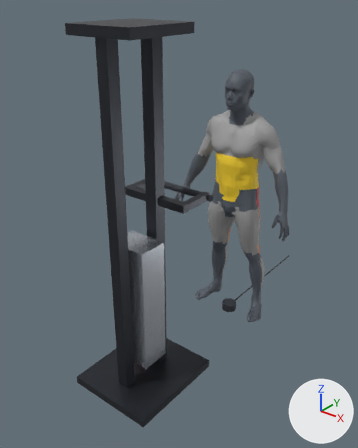
A saved change to the Blender file assets_3d/source_blend/glutes_cable_glute_kickback.blend.
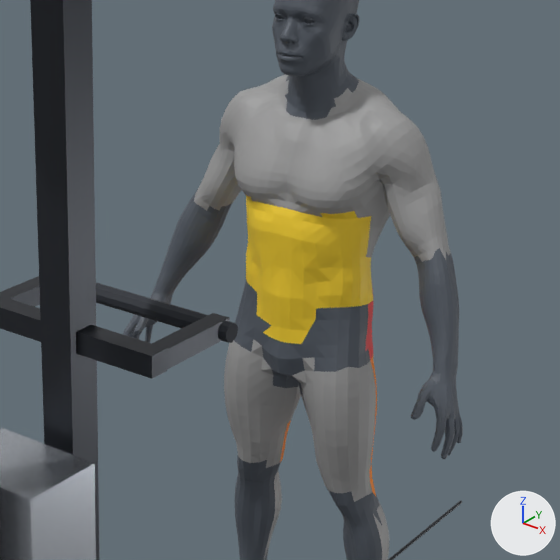
Each version is shown whole from a 50 mm camera at (1.71, -2.76, 2.27) aimed at (-0.16, -0.42, 0.81), then close up on the part from 37% to 90% of the width and 19% to 62% of the height. The lights are fixed; the arrows at lower right show +X, +Y and +Z. The older version's two pictures come first.

The first close-up shows 'Body_Head_Neck', 'Body_Joints_Hands_Feet', 'Equip_CableTower_Kickback', 'Mesh_Muscle_Abs_Core', 'Mesh_Muscle_Back_Lats', 'Mesh_Muscle_Biceps', 'Mesh_Muscle_Calves', 'Mesh_Muscle_Chest', 'Mesh_Muscle_Quads', 'Mesh_Muscle_Shoulders', 'Mesh_Muscle_Traps', 'Mesh_Muscle_Triceps' and 3 more.
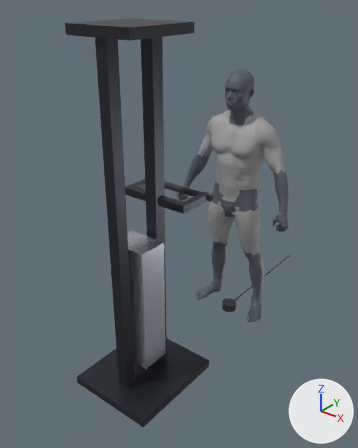
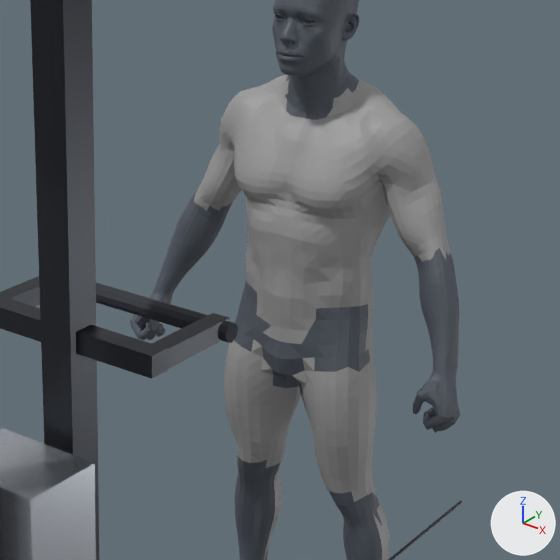
Pixel boxes (x1, y1, x2, y2) of what changed, in the close-ups (560 x 560 px; the box of a moved part takes in the faces that stretch with it):
'Body_Joints_Hands_Feet', reshaped: before (123, 101, 463, 560); after (130, 101, 460, 560)
'Mesh_Muscle_Abs_Core', recoloured (yellow to grey): (246, 195, 373, 344) in both
part 1 of me_body_joints_hands_feet, moved or reshaped: before (123, 212, 205, 343); after (130, 212, 205, 340)
part 2 of me_body_joints_hands_feet, moved or reshaped: before (348, 293, 463, 459); after (348, 293, 460, 433)

Diff of the bpy script that builds the scene:
```diff
--- a/assets_3d/source_blend/glutes_cable_glute_kickback.blend.py
+++ b/assets_3d/source_blend/glutes_cable_glute_kickback.blend.py
@@ mat_mat_muscle_abs_core @@
 mat_mat_muscle_abs_core = principled_material('Mat_Muscle_Abs_Core')
-mat_mat_muscle_abs_core.base_color = (0.98, 0.68, 0.03)  # yellow #fdd730
+mat_mat_muscle_abs_core.base_color = (0.341, 0.341, 0.341)  # grey #9e9e9e
 mat_mat_muscle_abs_core.metallic = 0.05
@@ me_body_joints_hands_feet @@
 # used by ob_body_joints_hands_feet; location = (0.0, 0.0, 0.0)
-me_body_joints_hands_feet.from_pydata(...)  # 2846 vertices, 3774 faces; spans x -0.464..0.464, y -0.153..0.146, z 0.0..1.464
+me_body_joints_hands_feet.from_pydata(...)  # 2897 vertices, 3770 faces; spans x -0.456..0.456, y -0.121..0.146, z 0.0..1.465
+# me_body_joints_hands_feet part 1: 23 vertices moved from x -0.445..-0.378, y -0.114..-0.022, z 0.793..0.914 to x -0.451..-0.373, y -0.111..-0.022, z 0.821..0.914; 325 vertices removed from x -0.464..-0.329, y -0.152..0.041, z 0.756..1.12; 361 vertices added at x -0.456..-0.334, y -0.121..0.037, z 0.796..1.117
+# me_body_joints_hands_feet part 2: 18 vertices moved from x 0.179..0.445, y -0.118..-0.021, z 0.825..0.914 to x 0.181..0.445, y -0.117..-0.02, z 0.825..0.915; 327 vertices removed from x 0.285..0.464, y -0.153..0.071, z 0.756..1.112; 369 vertices added at x 0.289..0.456, y -0.121..0.071, z 0.796..1.104
+# other edits to the shape of me_body_joints_hands_feet do not show in these pictures
 me_body_joints_hands_feet.materials.append(mat_mat_body_neutral)
```
